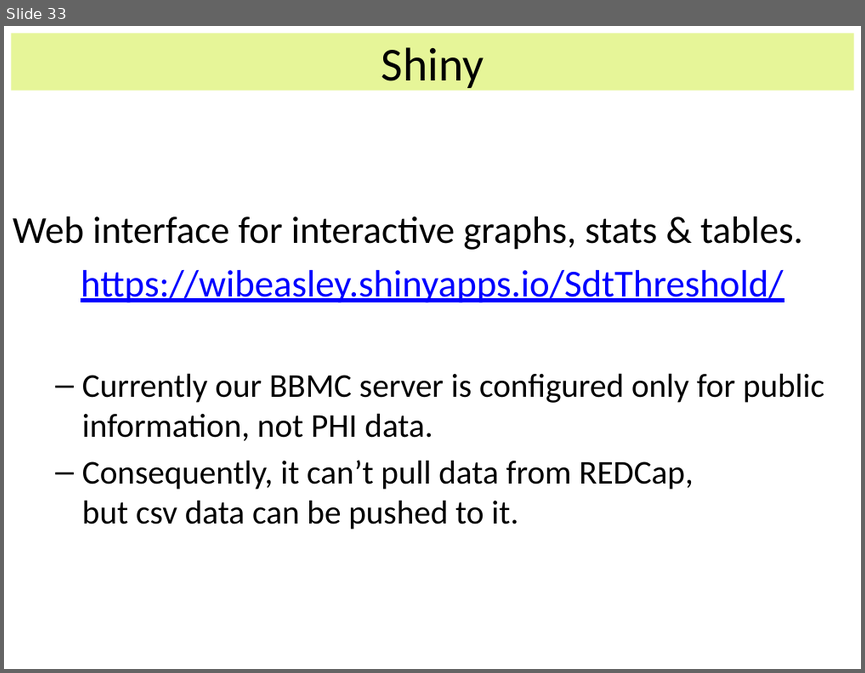
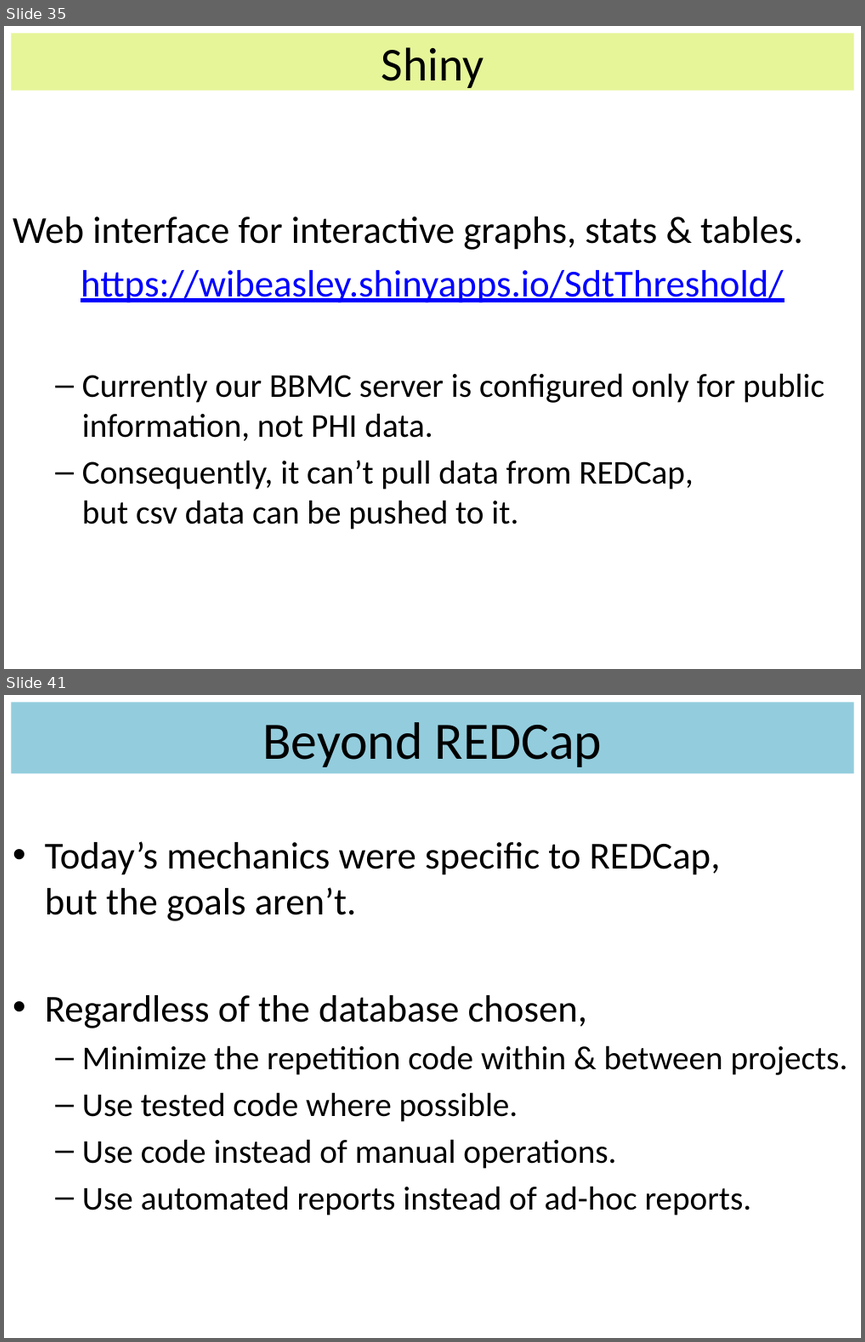
Before and after one commit to OuhscBbmc/StatisticalComputing, a slide deck: 2014_Presentations/09_September/LiterateProgrammingPatternsAndPracticesWithREDCap.pptx. Shown one above the other, each under a label of ours: slide 33 before the commit, slides 35 and 41 after it; the slides between them are not shown. The pictures are 865x673 and 865x1342 pixels, drawn with LibreOffice and Linux fonts; fonts in the diff are those of the drawing. Boxes give left, top, right and bottom in pixels: in the first picture for what was removed or moved away, otherwise in the second. Text is boxed around its words. In the diff, an @@ line names an element or a change of style, - is before the commit and + after.

```diff
--- a/2014_Presentations/09_September/LiterateProgrammingPatternsAndPracticesWithREDCap.pptx
+++ b/2014_Presentations/09_September/LiterateProgrammingPatternsAndPracticesWithREDCap.pptx
@@ slide 41 added at [4,695,861,1338], background #FFFFFF @@
@@ title added at [11,702,853,773], fill #93CDDD, 44.1 pt, text #000000 @@
+Beyond REDCap
@@ text added at [45,841,848,1215], 28 pt, text #000000 @@
+• Today’s mechanics were specific to REDCap,
+  but the goals aren’t.
+• Regardless of the database chosen,
+  – Minimize the repetition code within & between projects.
+  – Use tested code where possible.
+  – Use code instead of manual operations.
+  – Use automated reports instead of ad-hoc reports.
@@ what was slide 33 is now slide 35 @@
```
Also in this commit, not shown: 11 slides changed, 6 other slides added.
